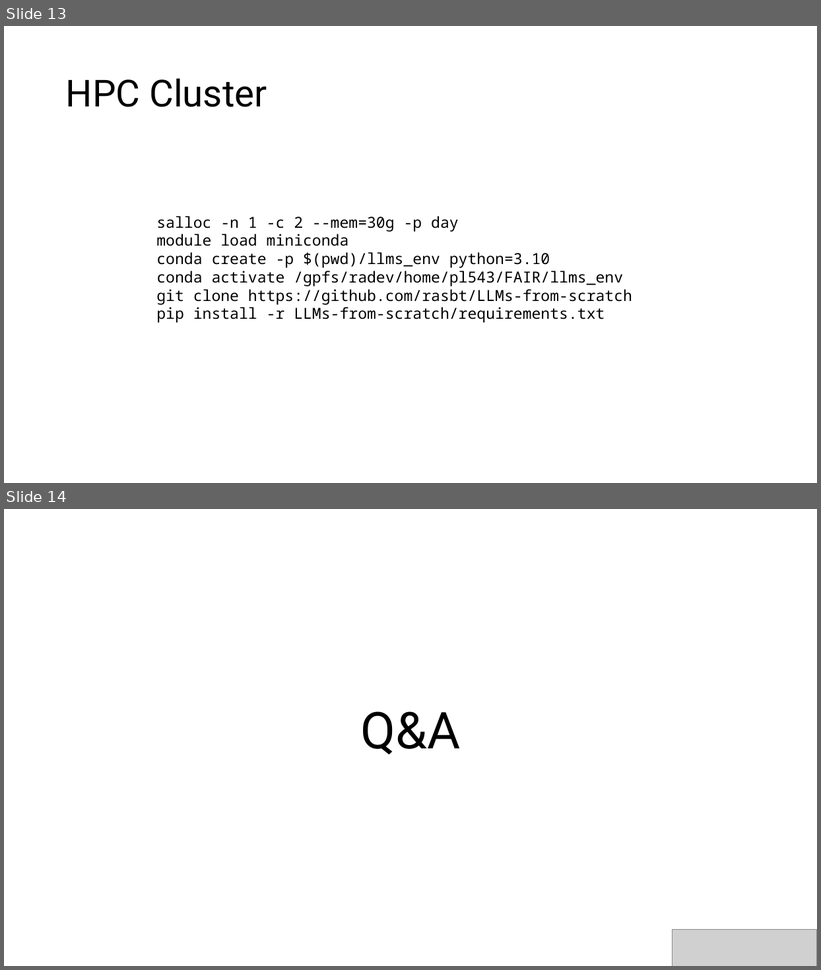
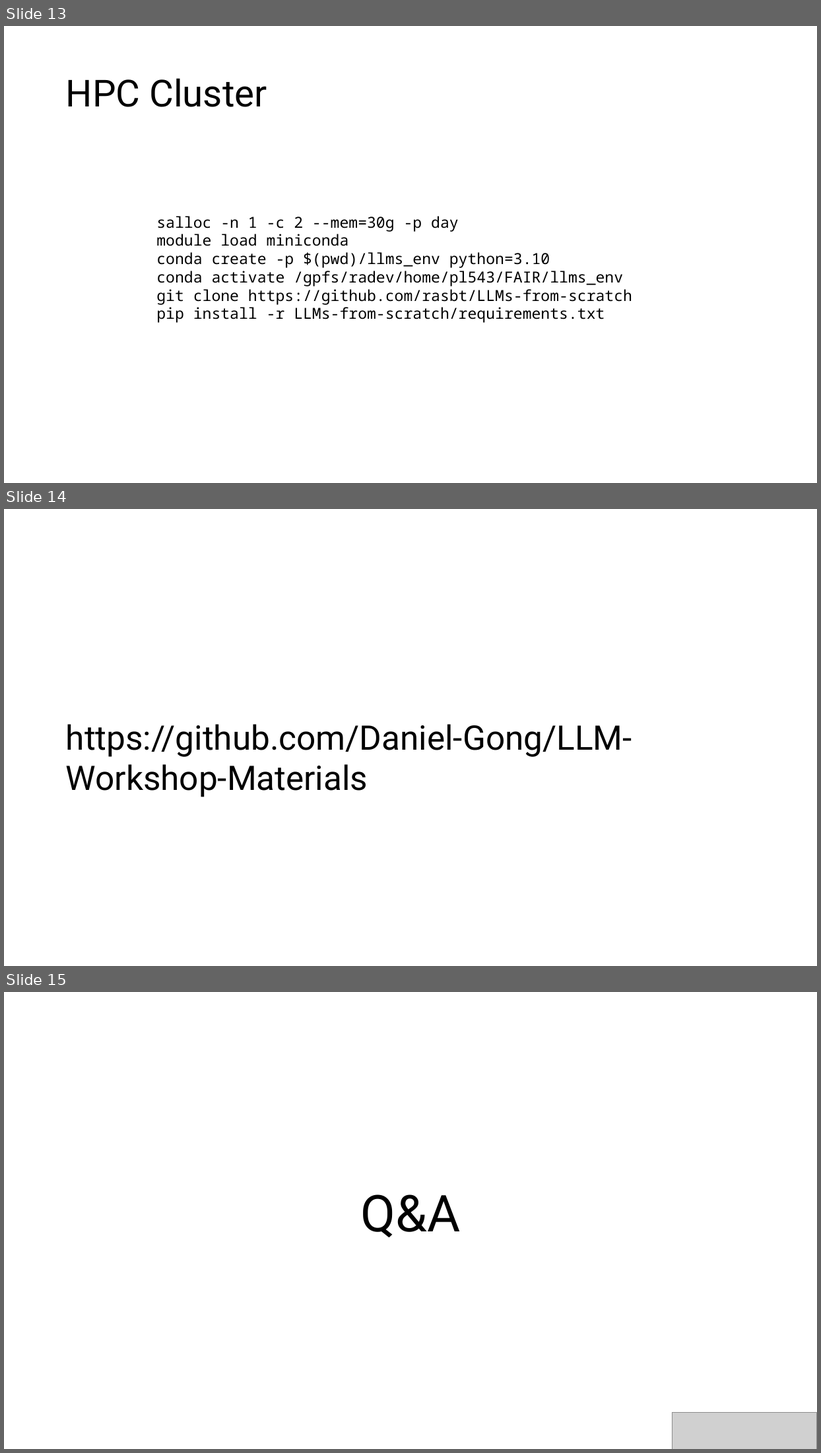
Before and after one commit to Daniel-Gong/LLM-Workshop-Materials, a slide deck: workshop-1-setup.pptx. Shown one above the other, each under a label of ours: slides 13 and 14 before the commit, slides 13, 14 and 15 after it. The pictures are 821x970 and 821x1453 pixels, drawn with LibreOffice and Linux fonts; fonts in the diff are those of the drawing; grey boxes stand for pictures. Boxes give left, top, right and bottom in pixels: in the first picture for what was removed or moved away, otherwise in the second. Text is boxed around its words. In the diff, an @@ line names an element or a change of style, - is before the commit and + after.

```diff
--- a/workshop-1-setup.pptx
+++ b/workshop-1-setup.pptx
@@ slide 14 added at [4, 509, 817, 966], background #FFFFFF @@
@@ text added at [66, 724, 632, 797], 40 pt, text #000000 @@
+https://github.com/Daniel-Gong/LLM-Workshop-Materials
@@ what was slide 14 is now slide 15 @@
```
Also in this commit, not shown: 2 slides changed, 1 other slide added, 1 slide removed.
